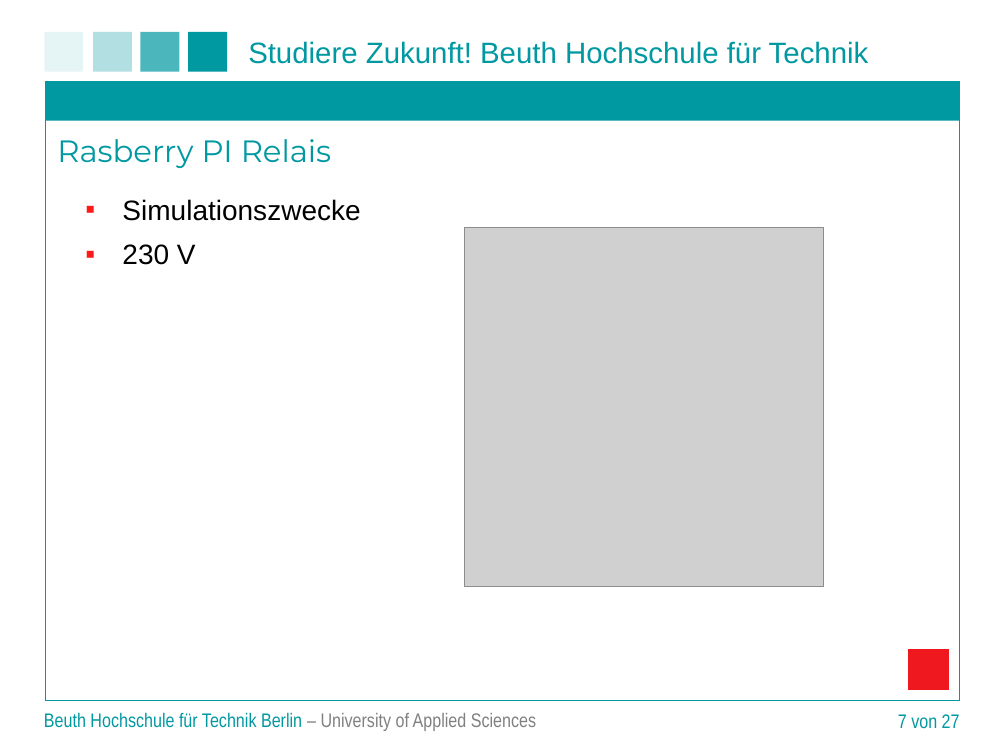
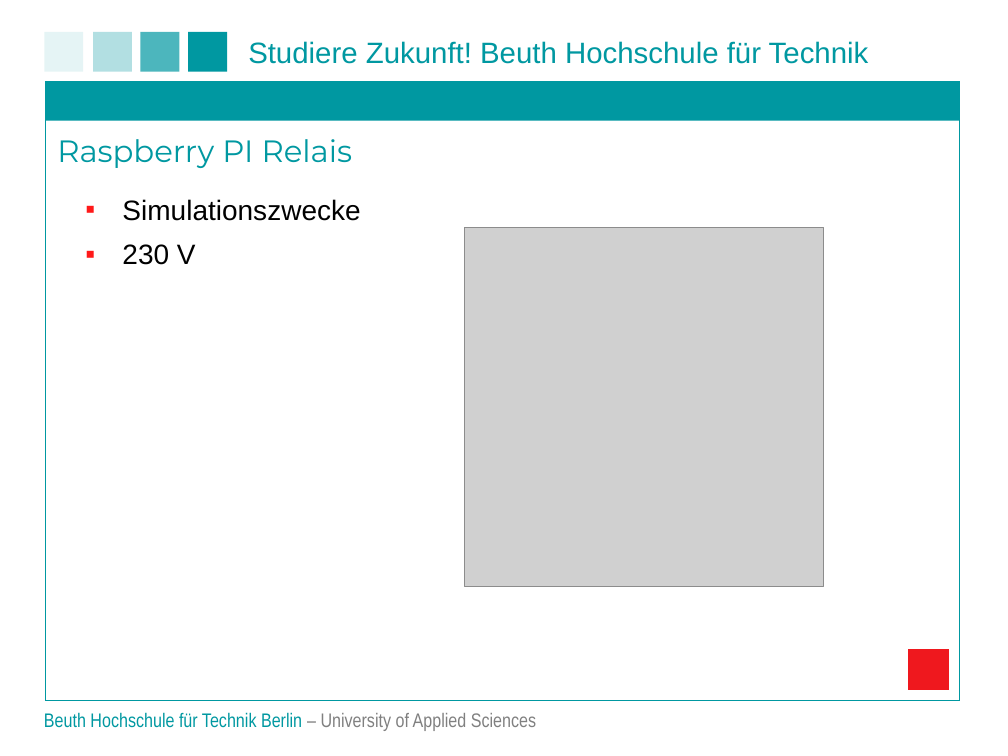
Before and after one commit to matt-han/TuerSpion, a slide deck: slide 6 of Projektpraesentation.ppt (slide 7 before the commit). Drawn at 1008x756 pixels with LibreOffice and Linux fonts; fonts in the diff are those of the drawing; grey boxes stand for pictures; background and template pictures are left out. Boxes give left, top, right and bottom in pixels: in the first picture for what was removed or moved away, otherwise in the second. Text is boxed around its words. In the diff, an @@ line names an element or a change of style, - is before the commit and + after.

```diff
--- a/Projektpraesentation.ppt
+++ b/Projektpraesentation.ppt
@@ text at <box>57,139,353,168</box>: text changed @@
-Rasberry PI Relais
+Raspberry PI Relais
@@ page number removed at <box>898,714,960,729</box> @@
-7 von 27
```
Also in this commit, not shown: 19 other slides changed, 2 slides removed.
